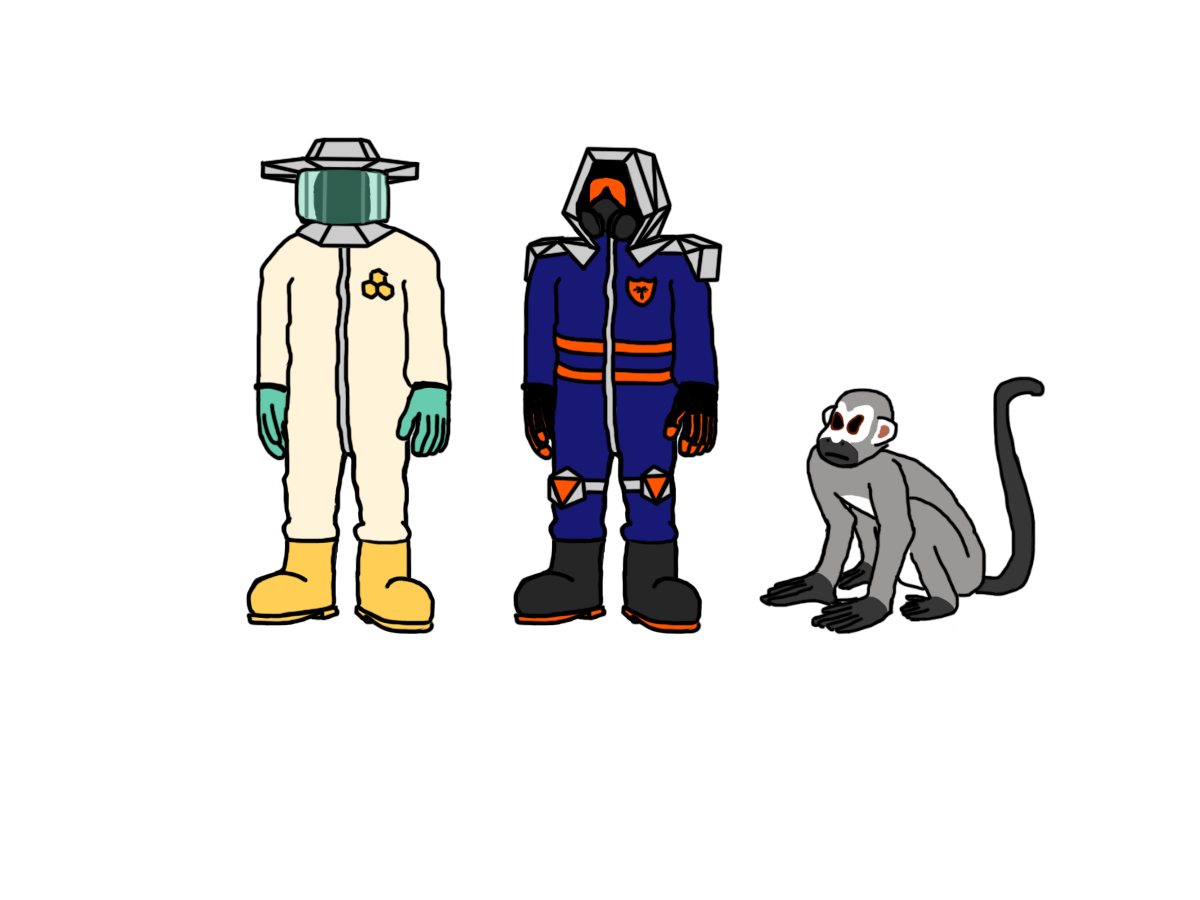
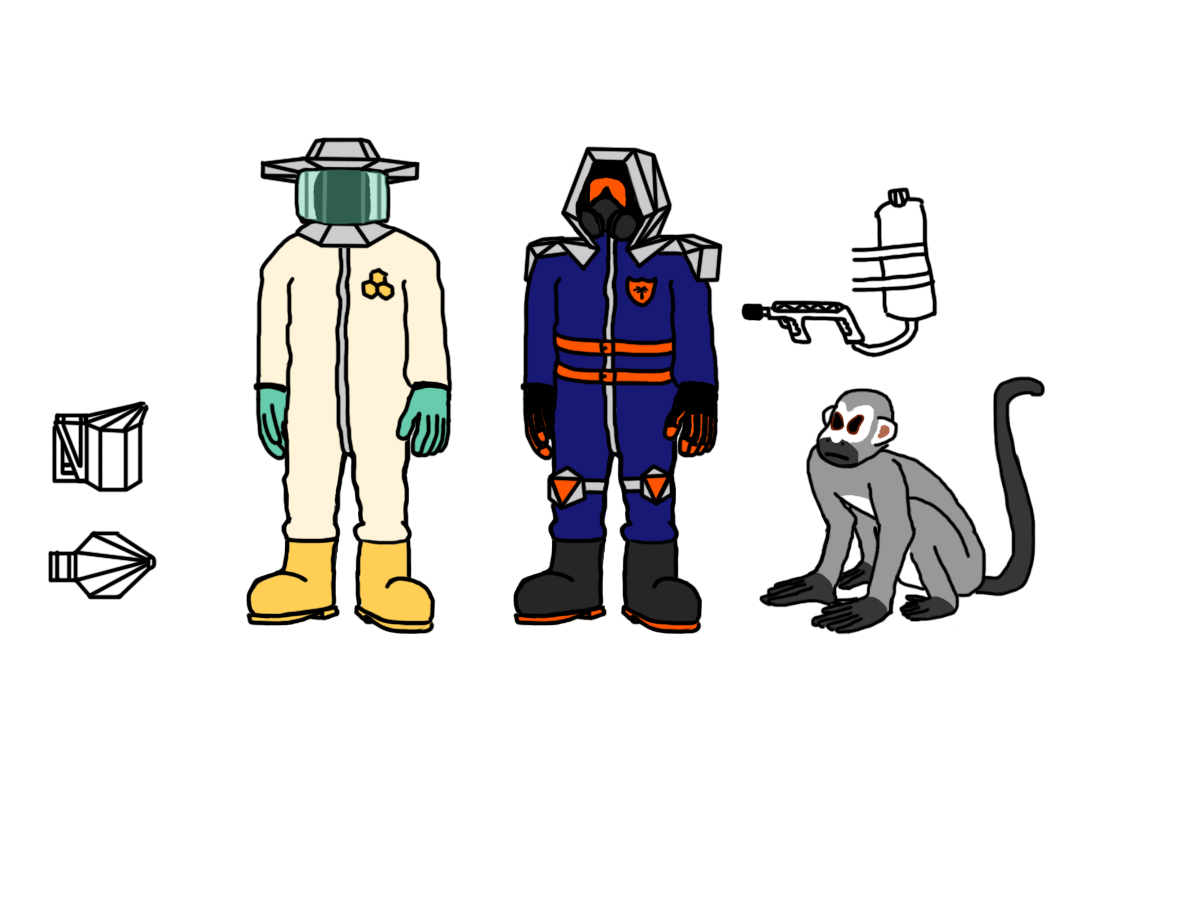
Comparing the layer stacks of the two 1200x900 images. Changes:
added group "lanzallamas" with 4 layers in group "guardabosques" over [741, 187, 938, 358]
added layer "Capa 9" in group "lanzallamas" over [741, 187, 938, 358]
painted on "GUARDABOSQUES" over [598, 338, 618, 386]
painted on "Capa 3" over [598, 341, 618, 384]
added group "humo" with 3 layers in group "apicultor" over [48, 400, 157, 600]
added layer "Capa 8" in group "humo" over [48, 400, 157, 600]
